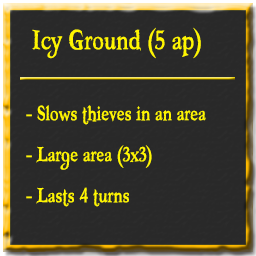
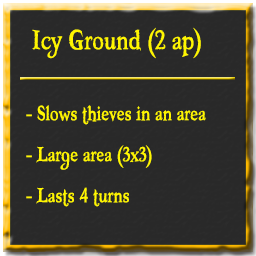
Revision of a layered w=256, h=256 image; what changed, layer by layer:
renamed "Icy Ground (5 ap)" to "Icy Ground (2 ap)", painted on it over [155, 30, 166, 50]
